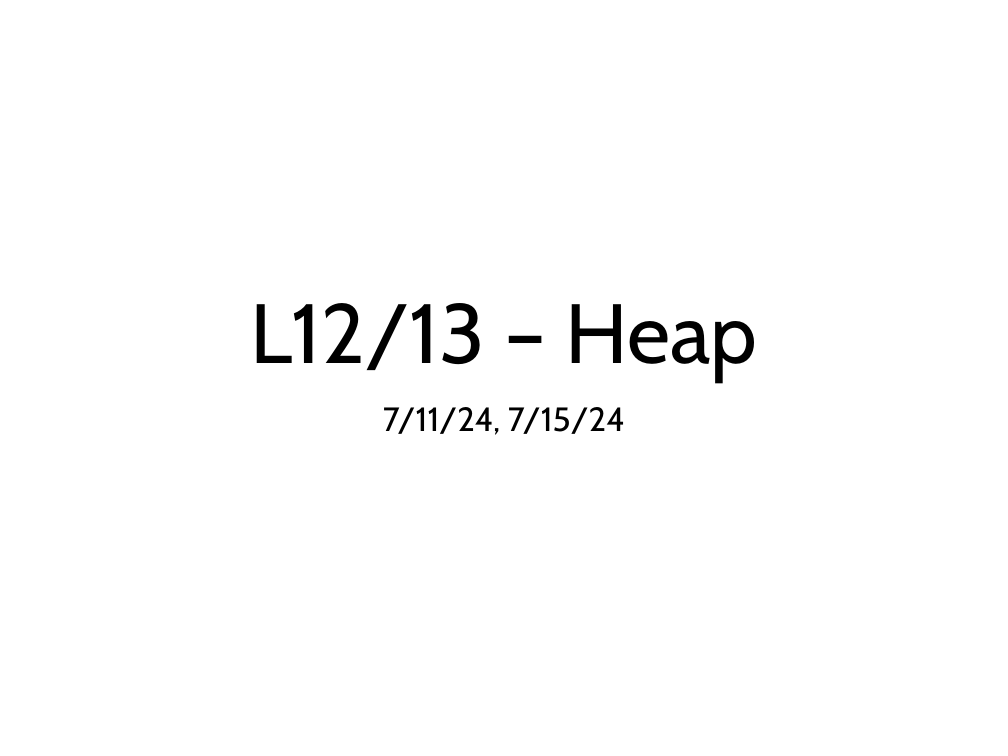
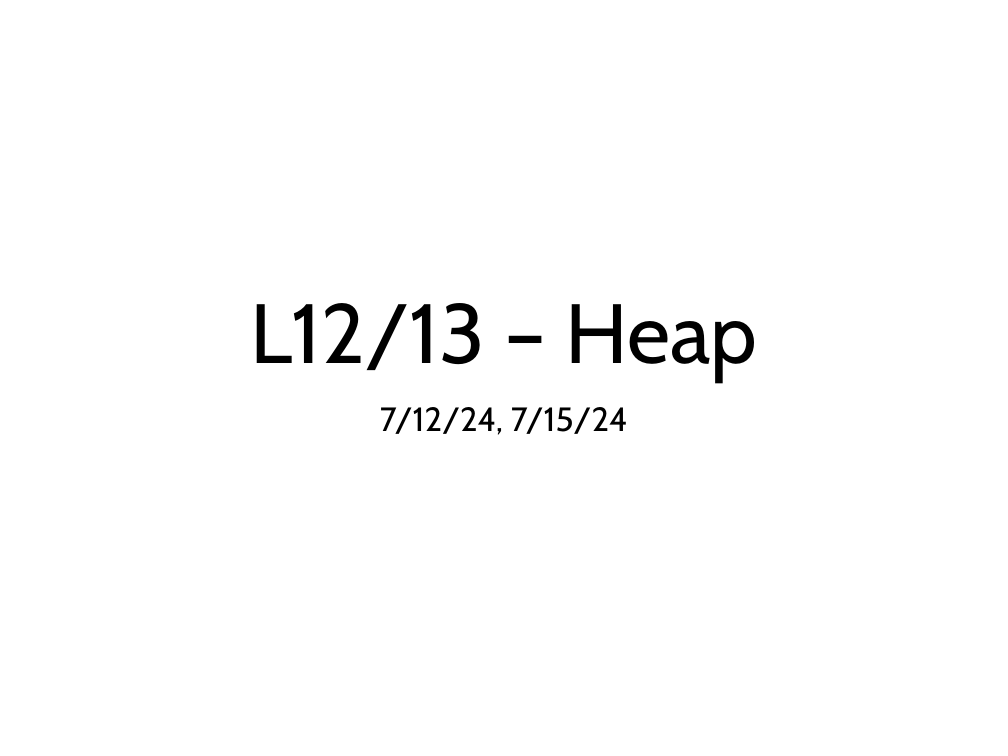
Before and after one commit to comp210ss2/comp210ss2.github.io, a slide deck: slide 1 of slides/L12_13.pptx. Drawn at 1008x756 pixels with LibreOffice and Linux fonts; fonts in the diff are those of the drawing. Boxes give left, top, right and bottom in pixels: in the first picture for what was removed or moved away, otherwise in the second. Text is boxed around its words. In the diff, an @@ line names an element or a change of style, - is before the commit and + after.

```diff
--- a/slides/L12_13.pptx
+++ b/slides/L12_13.pptx
@@ subtitle at [380,407,628,435]: text changed @@
-7/11/24, 7/15/24
+7/12/24, 7/15/24
```
Also in this commit, not shown: 17 other slides changed, 8 slides added, 7 slides removed, 3 other files.
